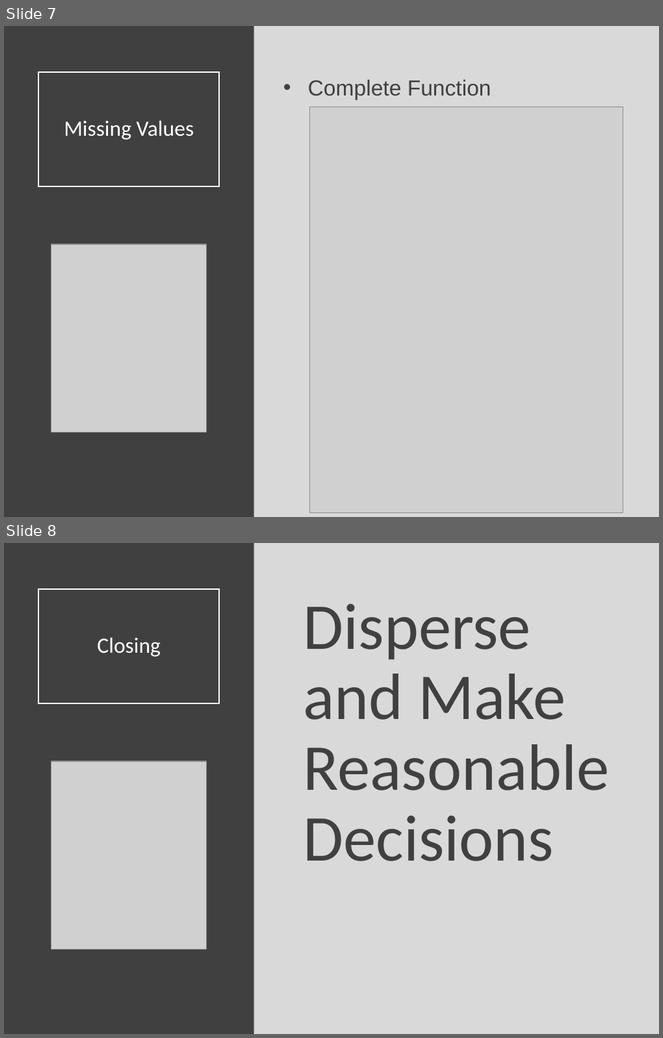
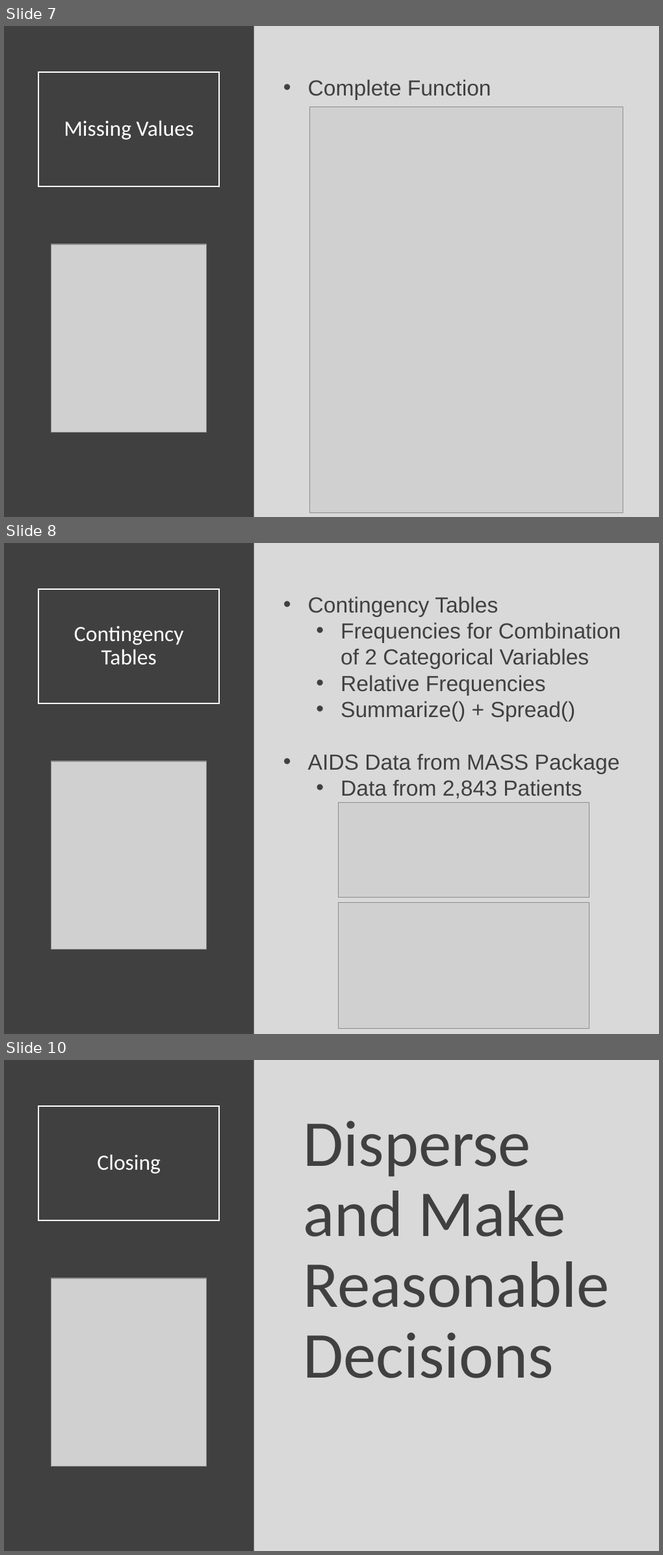
Before and after one commit to SuperMarioGiacomazzo/STOR320_WEBSITE, a slide deck: Lecture/Tidy Data 2/Tidy_Data_2_Lecture.pptx. Shown one above the other, each under a label of ours: slides 7 and 8 before the commit, slides 7, 8 and 10 after it; the slides between them are not shown. The pictures are 663x1038 and 663x1555 pixels, drawn with LibreOffice and Linux fonts; fonts in the diff are those of the drawing; grey boxes stand for pictures. Boxes give left, top, right and bottom in pixels: in the first picture for what was removed or moved away, otherwise in the second. Text is boxed around its words. In the diff, an @@ line names an element or a change of style, - is before the commit and + after.

```diff
--- a/Lecture/Tidy Data 2/Tidy_Data_2_Lecture.pptx
+++ b/Lecture/Tidy Data 2/Tidy_Data_2_Lecture.pptx
@@ slide 8 added at <box>4,543,659,1034</box>, background #D9D9D9 @@
@@ rectangle added at <box>4,543,254,1034</box>, fill #404040 @@
@@ title added at <box>38,589,220,704</box>, outline #FFFFFF 1.5 pt, 24 pt, text #FFFFFF @@
+Contingency Tables
@@ text added at <box>308,596,622,799</box>, 24 pt, text #404040 @@
+• Contingency Tables
+  • Frequencies for Combination of 2 Categorical Variables
+  • Relative Frequencies
+  • Summarize() + Spread()
+• AIDS Data from MASS Package
+  • Data from 2,843 Patients
@@ picture added at <box>51,761,206,949</box> @@
@@ picture added at <box>338,802,589,898</box> @@
@@ picture added at <box>338,902,589,1029</box> @@
@@ what was slide 8 is now slide 10 @@
```
Also in this commit, not shown: 1 other slide added, 5 other files.
